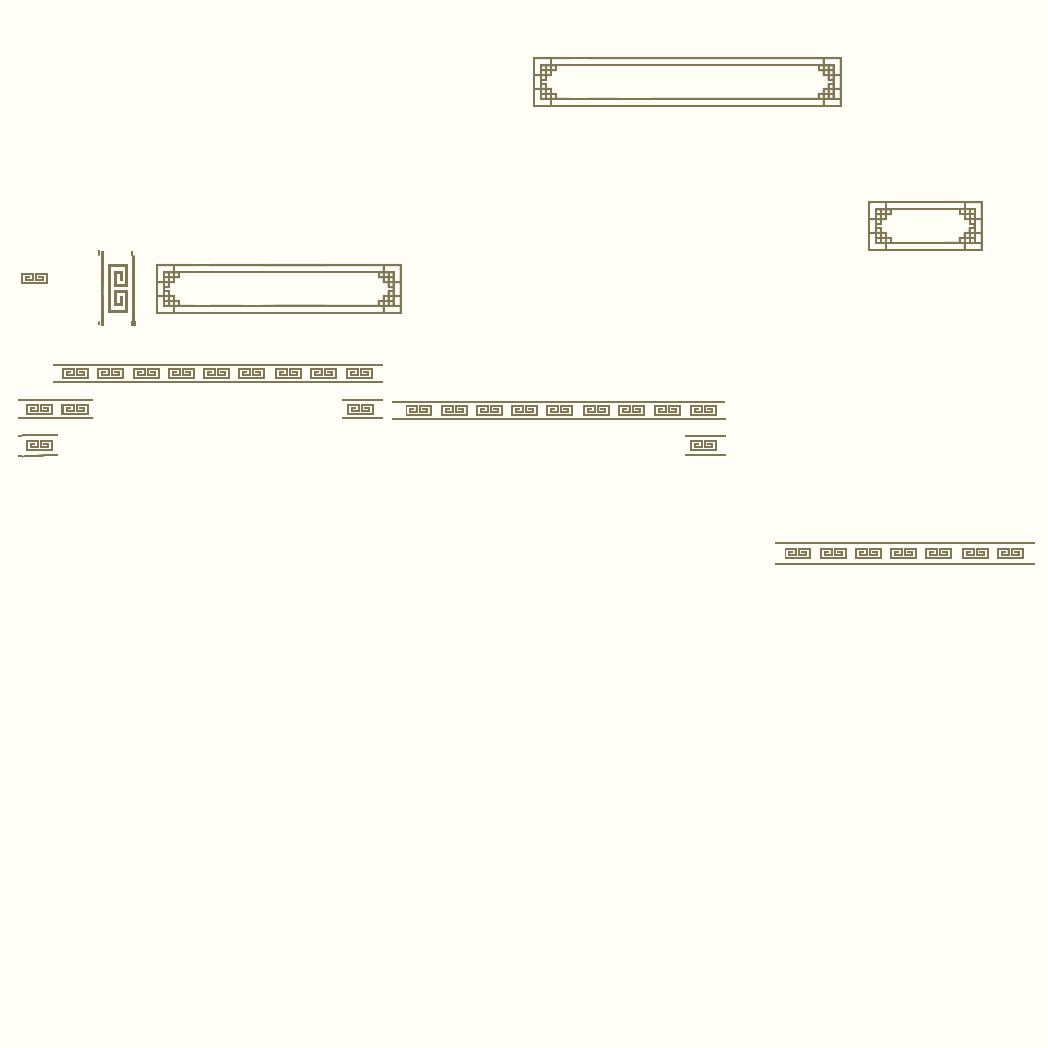
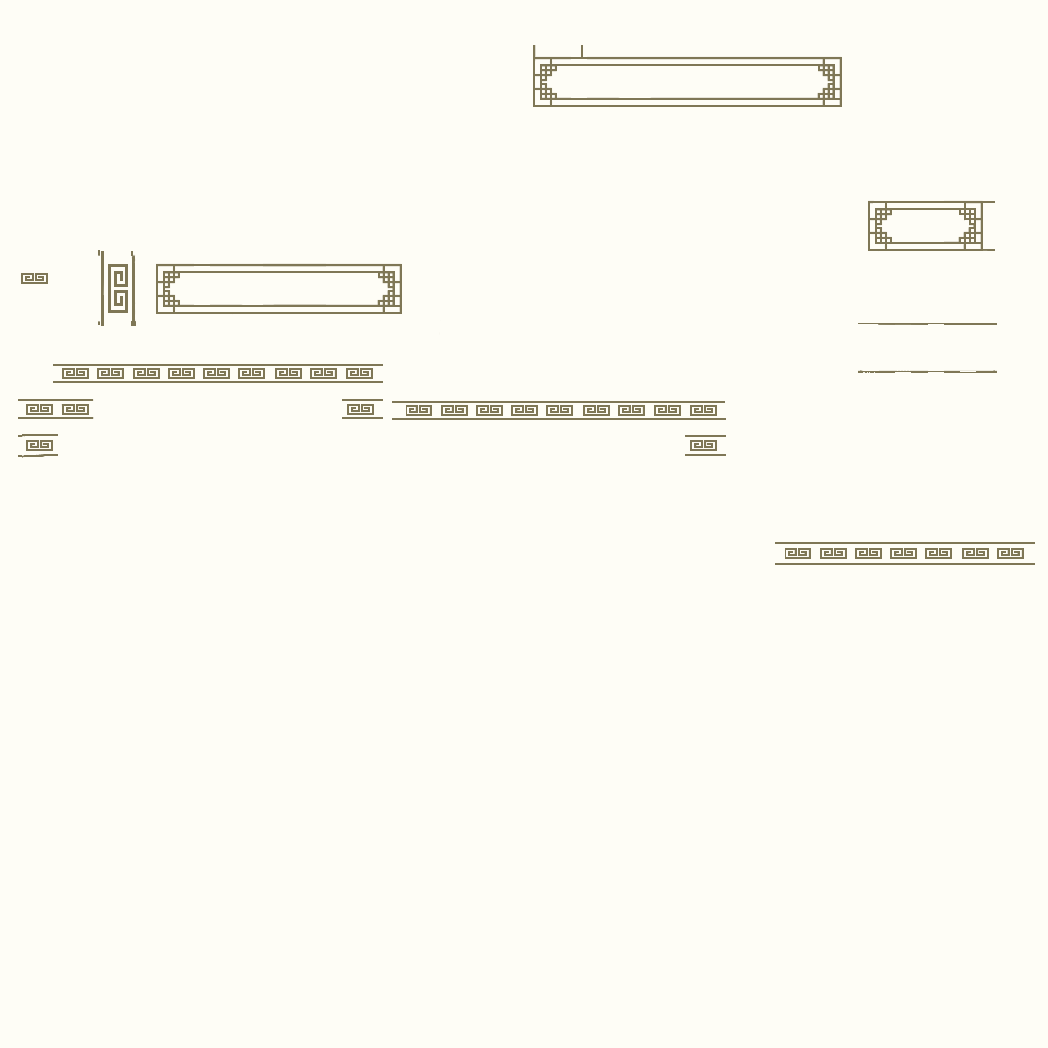
The second 1048x1048 image is a revision of the first. Changes to its layers:
painted on "사각형 1 복사 2" (2nd of 3, in "Layer Set") over 533, 45, 997, 373
